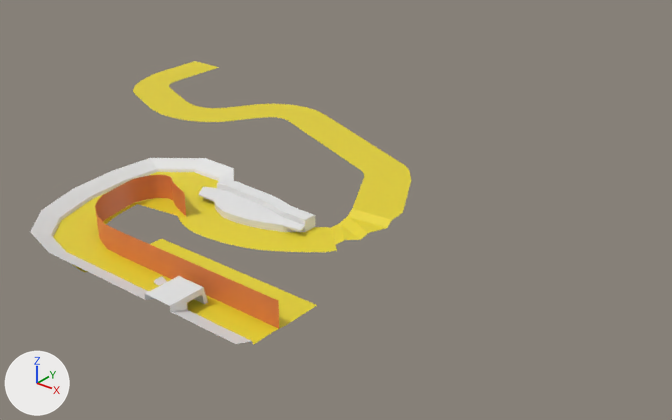
What one commit did to the Blender file Assets/Scenes/Scene_2/Scene_2.blend.
Both versions are drawn from a 50 mm camera at (436.0, -449.0, 410.0) aimed at (-118.0, 243.0, -19.0). Every picture has the same lights, and +X, +Y and +Z are marked at lower left.
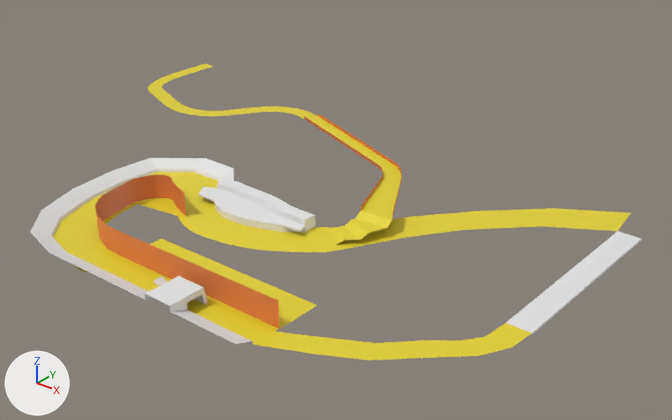
What differs and where, as boxes [x1, y1, x2, y2] in the pictures (672 x 420 px):
'Curve_1.002', reshaped (9% narrower): before [133, 61, 411, 212]; after [148, 64, 401, 220]
'Curve_1.005', added (yellow): after [331, 208, 631, 251]
'Plane.006', added (yellow): after [254, 323, 532, 360]
'gREEN', added: after [506, 231, 642, 335]
'Curve_1.003', reshaped (16% narrower, 8% shorter): before [331, 208, 403, 245]; after [332, 211, 392, 245]
'Curve_1.004', added (orange): after [304, 114, 402, 218]
part 1 of me_beziercurve_002, deleted: before [331, 208, 403, 231]
part 2 of me_beziercurve_003, cut back: before [133, 61, 411, 212]; after [360, 180, 400, 220]
part 3 of me_beziercurve_003, shading changed: [148, 64, 401, 197] in both

The change, as a list of edits to the scene's bpy script:
```text
Add mat_green:
    mat_green = principled_material('Green')
    mat_green.base_color = (0.8, 0.8, 0.8)  # white #e7e7e7
Change me_beziercurve_002:
    used by ob_curve_1_003; location = (0.0, 0.0, 0.0)
    remove me_beziercurve_002.from_pydata(...)  # 39 vertices, 30 faces; spans x -72.5..-18.1, y 153.8..224.6, z 0.0..14.9
    add me_beziercurve_002.from_pydata(...)  # 30 vertices, 20 faces; spans x -67.4..-18.1, y 153.8..204.6, z 0.0..14.9
    me_beziercurve_002 part 1
    9 vertices are removed from x -72.5..-20.2, y 178.6..224.6, z 0.0..14.9
    10 faces are deleted
Change me_beziercurve_003:
    used by ob_curve_1_002; location = (0.0, 0.0, 0.0)
    remove me_beziercurve_003.from_pydata(...)  # 186 vertices, 150 faces; spans x -544.0..-20.0, y 201.0..448.0, z 15.0
    add me_beziercurve_003.from_pydata(...)  # 95 vertices, 62 faces; spans x -524.0..-19.0, y 202.0..448.0, z 15.0
    me_beziercurve_003 part 2
    93 vertices are removed from x -544.0..-20.0, y 201.0..448.0, z 15.0
    90 faces are deleted
    3 vertices move from x -46.0..-29.0, y 211.0..220.0, z 15.0 to x -46.0..-28.0, y 203.0..204.0, z 15.0
    2 vertices are added at (-19.0, 205.0, 15.0), (-55.0, 202.0, 15.0)
    2 new faces join them
    me_beziercurve_003 part 3: 60 kept faces spanning x -524.0..-28.0, y 203.0..448.0, z 15.0 are now shaded smooth
Add me_plane_006:
    me_plane_006.from_pydata(...)  # 35 vertices, 24 faces; spans x 7.0..168.0, y -15.0..135.0, z 0.0
    me_plane_006.materials.append(mat_yellow)  # yellow #e7d42d
Add me_plane_005:
    me_plane_005.from_pydata(...)  # 20 vertices, 18 faces; spans x 144.0..172.0, y 135.0..346.0, z -2.0..0.0
    me_plane_005.materials.append(mat_green)  # white #e7e7e7
Add me_beziercurve_004:
    me_beziercurve_004.from_pydata(...)  # 35 vertices, 24 faces; spans x -73.0..148.0, y 146.0..392.0, z 0.0
    me_beziercurve_004.materials.append(mat_yellow)  # yellow #e7d42d
Add me_beziercurve_005:
    me_beziercurve_005.from_pydata(...)  # 20 vertices, 8 faces; spans x -263.0..-19.0, y 202.0..381.0, z 15.0..19.0
    me_beziercurve_005.polygons.foreach_set('use_smooth', [True] * 8)
    me_beziercurve_005.materials.append(mat_brown_trans)  # orange #e77f46
Add ob_plane_006:
    ob_plane_006 = bpy.data.objects.new('Plane.006', me_plane_006)
    ob_plane_006.location = (0.0, 0.0, 0.0)
    _m = ob_plane_006.modifiers.new('EdgeSplit', 'EDGE_SPLIT')
    _m.use_edge_sharp = False
Add ob_green:
    ob_green = bpy.data.objects.new('gREEN', me_plane_005)
    ob_green.location = (0.0, 0.0, 0.0)
    _m = ob_green.modifiers.new('EdgeSplit', 'EDGE_SPLIT')
    _m.use_edge_sharp = False
Add ob_curve_1_005:
    ob_curve_1_005 = bpy.data.objects.new('Curve_1.005', me_beziercurve_004)
    ob_curve_1_005.location = (0.0, 0.0, 0.0)
Add ob_curve_1_004:
    ob_curve_1_004 = bpy.data.objects.new('Curve_1.004', me_beziercurve_005)
    ob_curve_1_004.location = (0.0, 0.0, 0.0)
    _m = ob_curve_1_004.modifiers.new('EdgeSplit', 'EDGE_SPLIT')
```
